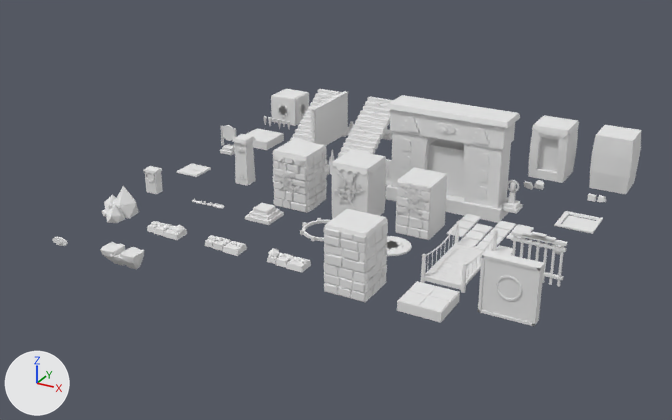
The glTF model assets/epiphany/lugares.glb, before and after one commit.
One viewpoint serves both versions: a 50 mm lens placed at (30.8, -49.8, 19.2), pointed at (9.9, -11.8, 0.2). Lighting does not change. The marker at lower left points along +X, +Y and +Z. The older version comes first. Vertices at exactly the same position are counted once.
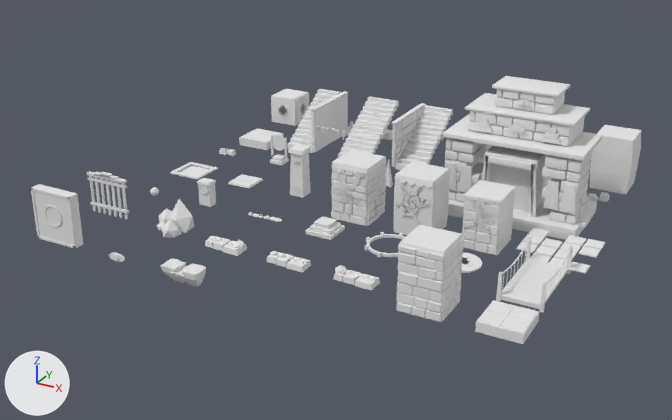
Changed parts and their boxes [x1, y1, x2, y2] in the pictures (672 x 420 px):
'fachada_templo', reshaped, moved (19% wider, 28% taller)
    before: [386, 95, 520, 223]
    after: [443, 76, 603, 240]
'santuario_pared', moved
    before: [323, 209, 388, 302]
    after: [396, 225, 464, 322]
'muro_agrietado', moved
    before: [272, 139, 327, 213]
    after: [331, 150, 386, 226]
'sello_losa', moved
    before: [478, 250, 544, 327]
    after: [31, 184, 83, 249]
'muro_agrietado_templo', moved
    before: [396, 167, 447, 240]
    after: [462, 180, 515, 255]
'puente', moved
    before: [421, 221, 498, 293]
    after: [496, 237, 573, 312]
'santuario_piso', moved
    before: [397, 281, 460, 322]
    after: [475, 300, 539, 344]
'nicho_carcaj', moved
    before: [446, 214, 534, 255]
    after: [516, 228, 605, 274]
'reja', moved
    before: [511, 231, 567, 287]
    after: [87, 171, 129, 219]
'monolito', moved
    before: [232, 134, 256, 186]
    after: [288, 144, 311, 198]
'rocas_rincon', moved
    before: [102, 186, 139, 223]
    after: [156, 199, 194, 238]
'vertiente_pico', moved
    before: [100, 242, 144, 269]
    after: [160, 259, 206, 287]
'interruptor_marco', moved
    before: [554, 211, 603, 234]
    after: [170, 162, 218, 180]
'pedestal', moved
    before: [245, 203, 284, 225]
    after: [306, 216, 345, 240]
'salto_e', moved
    before: [147, 221, 187, 240]
    after: [205, 236, 247, 256]
'ojo_pilar', moved
    before: [143, 166, 163, 194]
    after: [197, 178, 216, 207]
'espejo_fijo', moved
    before: [220, 125, 236, 155]
    after: [270, 134, 289, 166]
'portal_disco', moved
    before: [386, 236, 412, 256]
    after: [461, 252, 482, 273]
'fuente_luz', moved
    before: [503, 180, 523, 214]
    after: [576, 193, 590, 227]
'interruptor_placa', moved
    before: [176, 163, 211, 177]
    after: [228, 174, 263, 188]
'portal_anillo', moved
    before: [300, 218, 331, 241]
    after: [365, 232, 405, 258]
'escombro_a', moved
    before: [524, 180, 544, 190]
    after: [588, 192, 610, 202]
'estalagmitas', moved
    before: [326, 149, 334, 175]
    after: [385, 160, 393, 187]
'estalactitas_borde', moved
    before: [264, 116, 290, 130]
    after: [316, 126, 345, 140]
'escombro_b', moved
    before: [587, 193, 607, 202]
    after: [219, 148, 236, 156]
'orilla_piedras', moved
    before: [192, 199, 224, 209]
    after: [248, 212, 282, 222]
'escalon_alto', added (mostly hidden)
    after: [543, 177, 552, 188]
part 1 of me_fachada_templo, added
    after: [509, 125, 525, 133]
part 2 of me_fachada_templo, rebuilt
    before: [386, 184, 509, 223]
    after: [448, 197, 597, 240]
part 3 of me_fachada_templo, deleted
    before: [403, 117, 489, 182]
part 4 of me_fachada_templo, built on
    before: [387, 95, 520, 208]
    after: [443, 76, 603, 224]
'cueva_boca', unchanged, covered by the edit
    before: [528, 115, 579, 183]
'escalinata_o', unchanged, uncovered by the edit
    after: [392, 103, 453, 170]

What changed in the scene script:
```text
Change me_fachada_templo:
    remove me_fachada_templo.from_pydata(...)  # 208 vertices, 336 faces; spans x -3.3..3.3, y -0.95..0.95, z -0.5..4.85
    add me_fachada_templo.from_pydata(...)  # 3170 vertices, 6060 faces; spans x -3.7..3.7, y -1.3..2.8, z -0.5..6.15
    me_fachada_templo part 1: a new loose piece, a 22-sided cylinder along y spanning x -0.42..0.42, y -0.16..-0.1, z 4.163..4.537, in mat_paleta (white #e7e7e7)
    me_fachada_templo part 2: the loose piece of 8 vertices spanning x -3.2..3.2, y -0.9..0.9, z -0.5..0.2 is rebuilt with 56 vertices and now spans x -3.7..3.7, y -1.3..2.8, z -0.5..0.15
    me_fachada_templo part 3: 10 loose pieces with 128 vertices, spanning x -2.35..2.4, y -0.91..-0.7, z 1.5..4.3, are deleted
    me_fachada_templo part 4: 70 vertices removed from x -3.3..3.3, y -0.95..0.95, z 0.2..4.85; 3048 vertices added at x -3.6..3.6, y -0.9..2.8, z 0.15..6.15
    other edits to the shape of me_fachada_templo do not show in these pictures
Change ob_escombro_a:
    ob_escombro_a.location: (17.5, -3.5, 0.0) -> (21.0, -3.5, 0.0)
Change ob_escombro_b:
    ob_escombro_b.location: (21.0, -3.5, 0.0) -> (0.0, -7.0, 0.0)
Change ob_espejo_fijo:
    ob_espejo_fijo.location: (0.0, -7.0, 0.0) -> (3.5, -7.0, 0.0)
Change ob_estalactitas_borde:
    ob_estalactitas_borde.location: (3.5, -7.0, 0.0) -> (7.0, -7.0, 0.0)
Change ob_estalagmitas:
    ob_estalagmitas.location: (7.0, -7.0, 0.0) -> (10.5, -7.0, 0.0)
Change ob_estela_carcaj:
    ob_estela_carcaj.location: (10.5, -7.0, 0.0) -> (14.0, -7.0, 0.0)
Change ob_fachada_templo:
    ob_fachada_templo.location: (14.0, -7.0, 0.0) -> (17.5, -7.0, 0.0)
Change ob_fuente_luz:
    ob_fuente_luz.location: (17.5, -7.0, 0.0) -> (21.0, -7.0, 0.0)
Change ob_interruptor_marco:
    ob_interruptor_marco.location: (21.0, -7.0, 0.0) -> (0.0, -10.5, 0.0)
Change ob_interruptor_placa:
    ob_interruptor_placa.location: (0.0, -10.5, 0.0) -> (3.5, -10.5, 0.0)
Change ob_monolito:
    ob_monolito.location: (3.5, -10.5, 0.0) -> (7.0, -10.5, 0.0)
Change ob_muro_agrietado:
    ob_muro_agrietado.location: (7.0, -10.5, 0.0) -> (10.5, -10.5, 0.0)
Change ob_muro_agrietado_templo:
    ob_muro_agrietado_templo.location: (14.0, -10.5, 0.0) -> (17.5, -10.5, 0.0)
Change ob_nicho_carcaj:
    ob_nicho_carcaj.location: (17.5, -10.5, 0.0) -> (21.0, -10.5, 0.0)
Change ob_ojo_pilar:
    ob_ojo_pilar.location: (0.0, -14.0, 0.0) -> (3.5, -14.0, 0.0)
Change ob_orilla_piedras:
    ob_orilla_piedras.location: (3.5, -14.0, 0.0) -> (7.0, -14.0, 0.0)
Change ob_pedestal:
    ob_pedestal.location: (7.0, -14.0, 0.0) -> (10.5, -14.0, 0.0)
Change ob_portal_anillo:
    ob_portal_anillo.location: (10.5, -14.0, 0.0) -> (14.0, -14.0, 0.0)
Change ob_portal_disco:
    ob_portal_disco.location: (14.0, -14.0, 0.0) -> (17.5, -14.0, 0.0)
Change ob_puente:
    ob_puente.location: (17.5, -14.0, 0.0) -> (21.0, -14.0, 0.0)
Change ob_reja:
    ob_reja.location: (21.0, -14.0, 0.0) -> (0.0, -17.5, 0.0)
Change ob_rocas_rincon:
    ob_rocas_rincon.location: (0.0, -17.5, 0.0) -> (3.5, -17.5, 0.0)
Change ob_salto_e:
    ob_salto_e.location: (3.5, -17.5, 0.0) -> (7.0, -17.5, 0.0)
Change ob_santuario_pared:
    ob_santuario_pared.location: (14.0, -17.5, 0.0) -> (17.5, -17.5, 0.0)
Change ob_santuario_piso:
    ob_santuario_piso.location: (17.5, -17.5, 0.0) -> (21.0, -17.5, 0.0)
Change ob_sello_losa:
    ob_sello_losa.location: (21.0, -17.5, 0.0) -> (0.0, -21.0, 0.0)
Change ob_vertiente_pico:
    ob_vertiente_pico.location: (3.5, -21.0, 0.0) -> (7.0, -21.0, 0.0)
Add ob_escalon_alto:
    ob_escalon_alto = bpy.data.objects.new('escalon_alto', me_escalon_alto)  # 56 vertices, 108 faces; spans x -0.94..0.91, y -0.93..0.94, z 0.0..0.6; in mat_paleta (white #e7e7e7)
    ob_escalon_alto.location = (17.5, -3.5, 0.0)
```
